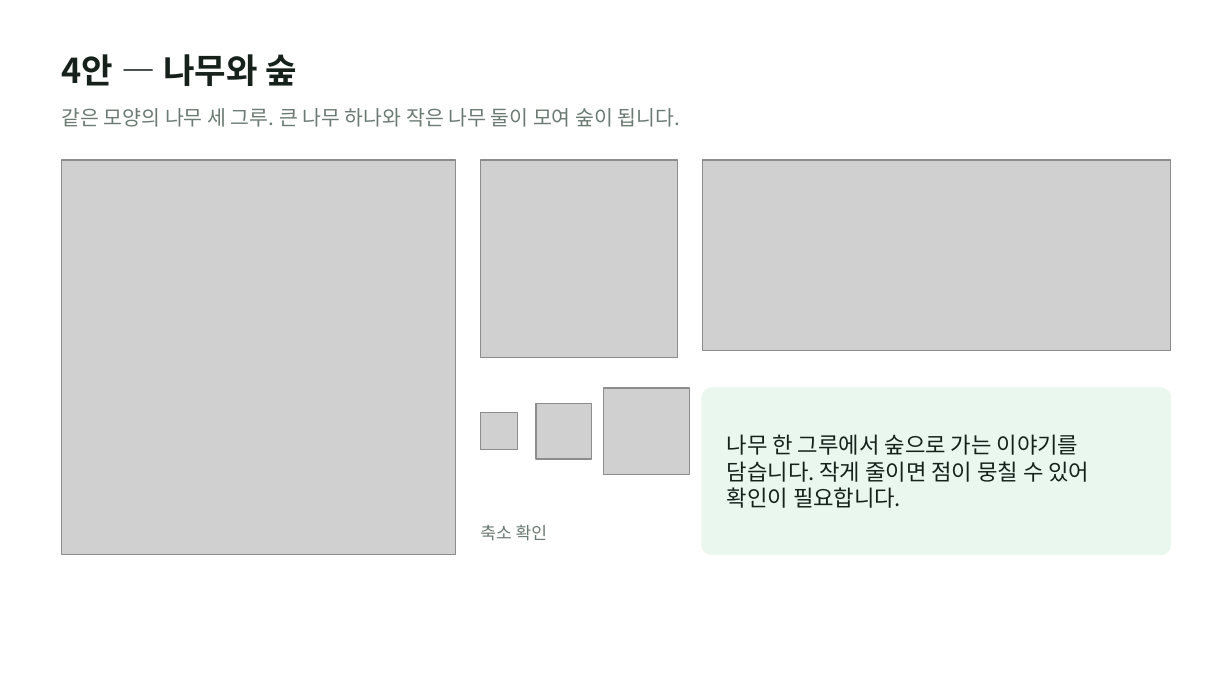
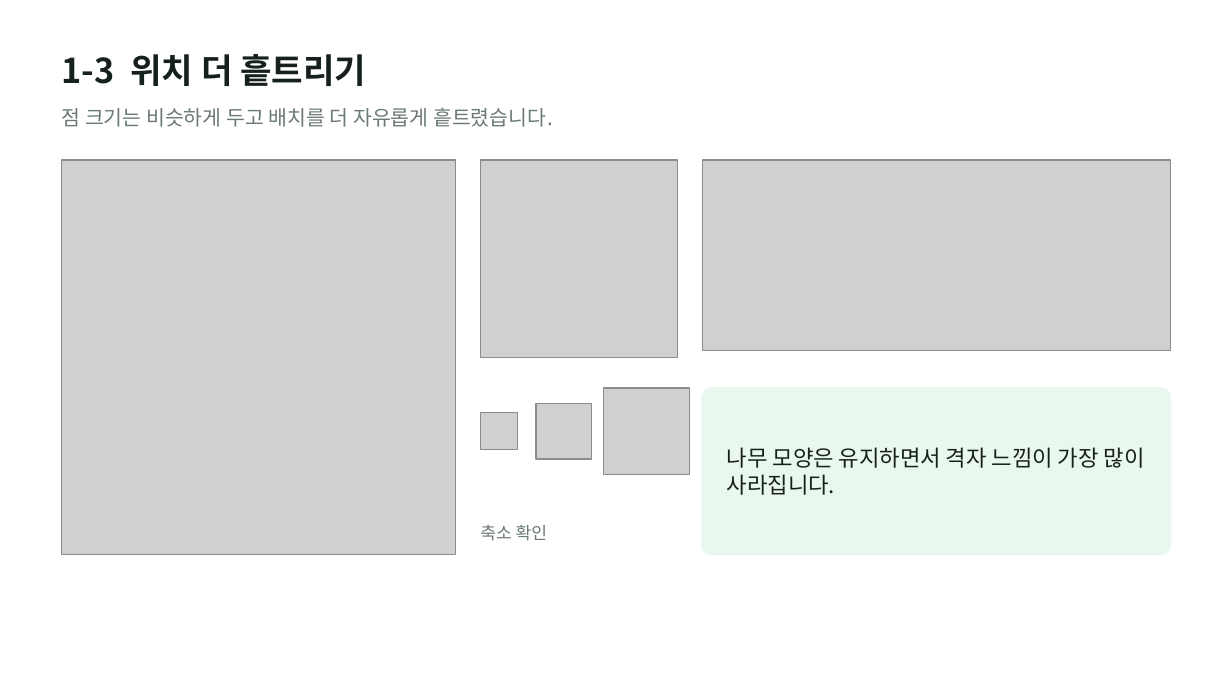
Before and after one commit to otterlee0208/otterlee, a slide deck: slide 6 of bi/zambia-variations-v3/plant-zambia-bi-variations-v3.pptx (slide 7 before the commit). Drawn at 1232x693 pixels with LibreOffice and Linux fonts; fonts in the diff are those of the drawing; grey boxes stand for pictures. Boxes give left, top, right and bottom in pixels: in the first picture for what was removed or moved away, otherwise in the second. Text is boxed around its words. In the diff, an @@ line names an element or a change of style, - is before the commit and + after.

```diff
--- a/bi/zambia-variations-v3/plant-zambia-bi-variations-v3.pptx
+++ b/bi/zambia-variations-v3/plant-zambia-bi-variations-v3.pptx
@@ text at [62,54,366,86]: text changed @@
-4안 — 나무와 숲
+1-3 위치 더 흩트리기
@@ text at [62,107,553,127]: text changed @@
-같은 모양의 나무 세 그루. 큰 나무 하나와 작은 나무 둘이 모여 숲이 됩니다.
+점 크기는 비슷하게 두고 배치를 더 자유롭게 흩트렸습니다.
@@ text at [727,447,1145,495]: text changed @@
-나무 한 그루에서 숲으로 가는 이야기를 담습니다. 작게 줄이면 점이 뭉칠 수 있어 확인이 필요합니다.
+나무 모양은 유지하면서 격자 느낌이 가장 많이 사라집니다.
```
Also in this commit, not shown: 6 other slides changed, 1 slide added, 49 other files.
